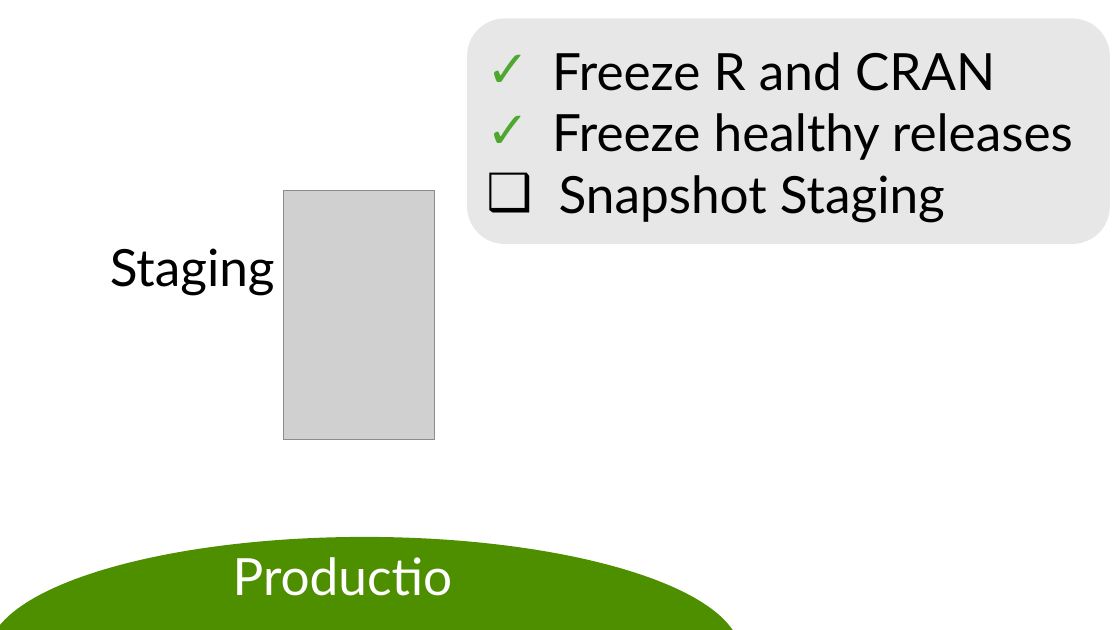
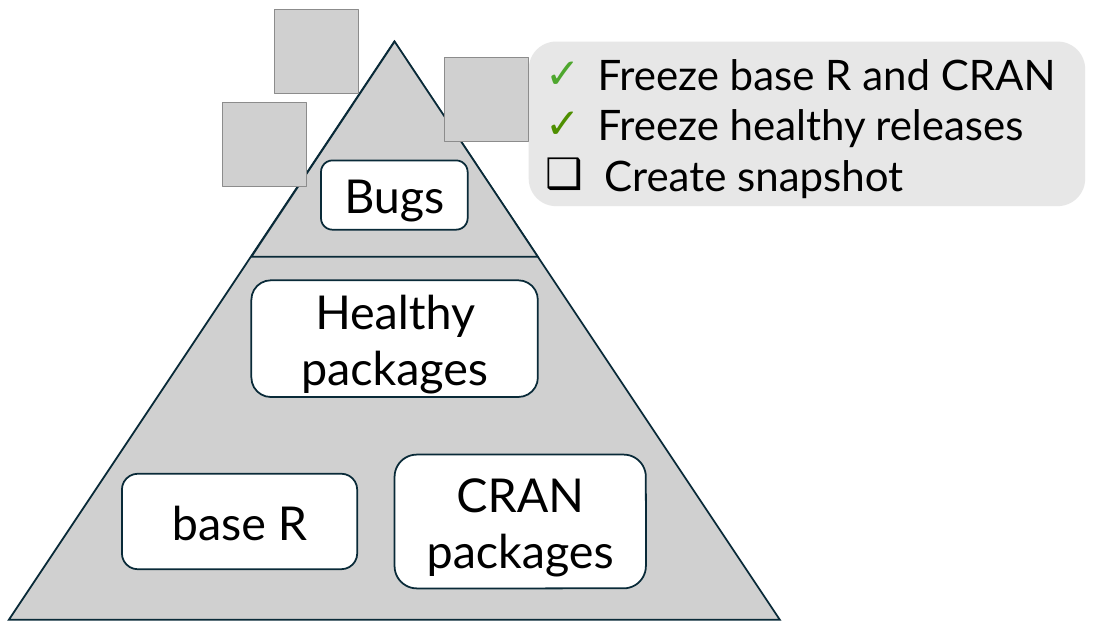
Before and after one commit to wlandau/posit2025, a slide deck: slide 4 of images/snapshot.pptx. Drawn at 1120x630 pixels with LibreOffice and Linux fonts; fonts in the diff are those of the drawing; grey boxes stand for pictures. Boxes give left, top, right and bottom in pixels: in the first picture for what was removed or moved away, otherwise in the second. Text is boxed around its words. In the diff, an @@ line names an element or a change of style, - is before the commit and + after.

```diff
--- a/images/snapshot.pptx
+++ b/images/snapshot.pptx
@@ picture added at (x1=274, y1=10, x2=358, y2=94) @@
@@ picture added at (x1=9, y1=41, x2=781, y2=619) @@
@@ picture added at (x1=251, y1=41, x2=538, y2=256) @@
@@ picture added at (x1=444, y1=57, x2=528, y2=141) @@
@@ rounded rectangle "Freeze base R and CRAN" resized from (x1=467, y1=18, x2=1110, y2=245) to (x1=528, y1=41, x2=1085, y2=206) @@
@@ text in rounded rectangle at (x1=598, y1=59, x2=1056, y2=91): text changed; size 44 to 36 pt @@
-✓ Freeze R and CRAN
+✓ Freeze base R and CRAN
@@ picture added at (x1=222, y1=103, x2=306, y2=187) @@
@@ text in rounded rectangle at (x1=598, y1=109, x2=1023, y2=148): size 44 to 36 pt in "Freeze healthy releases"; bullet colour #4EA72E to #4E8F00 @@
@@ rounded rectangle added at (x1=321, y1=160, x2=468, y2=230), fill #FFFFFF, outline #092A39 1.5 pt, 40 pt, text #000000 @@
+Bugs
@@ text in rounded rectangle at (x1=604, y1=160, x2=903, y2=199): text changed; size 44 to 36 pt @@
-❑ Snapshot Staging
+❑ Create snapshot
@@ picture removed at (x1=283, y1=190, x2=435, y2=439) @@
@@ text removed at (x1=110, y1=248, x2=275, y2=296) @@
-Staging
@@ rounded rectangle added at (x1=251, y1=281, x2=538, y2=397), fill #FFFFFF, outline #092A39 1.5 pt, 40 pt, text #000000 @@
+Healthy packages
@@ rounded rectangle added at (x1=122, y1=474, x2=357, y2=570), fill #FFFFFF, outline #092A39 1.5 pt, 40 pt, text #000000 @@
+base R
@@ rounded rectangle added at (x1=395, y1=455, x2=646, y2=588), fill #FFFFFF, outline #092A39 1.5 pt, 40 pt, text #000000 @@
+CRAN packages
@@ ellipse removed at (x1=0, y1=537, x2=741, y2=630) @@
@@ text removed at (x1=224, y1=540, x2=487, y2=611) @@
-Production
```
Also in this commit, not shown: 2 other slides changed, 2 slides added, 2 slides removed, 7 other files.
